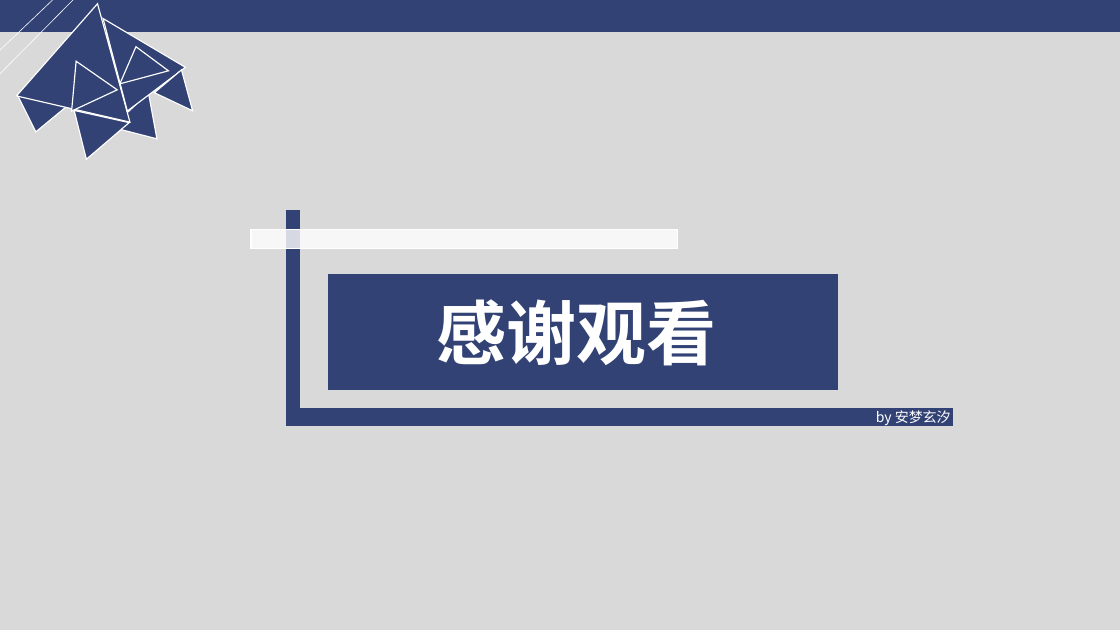
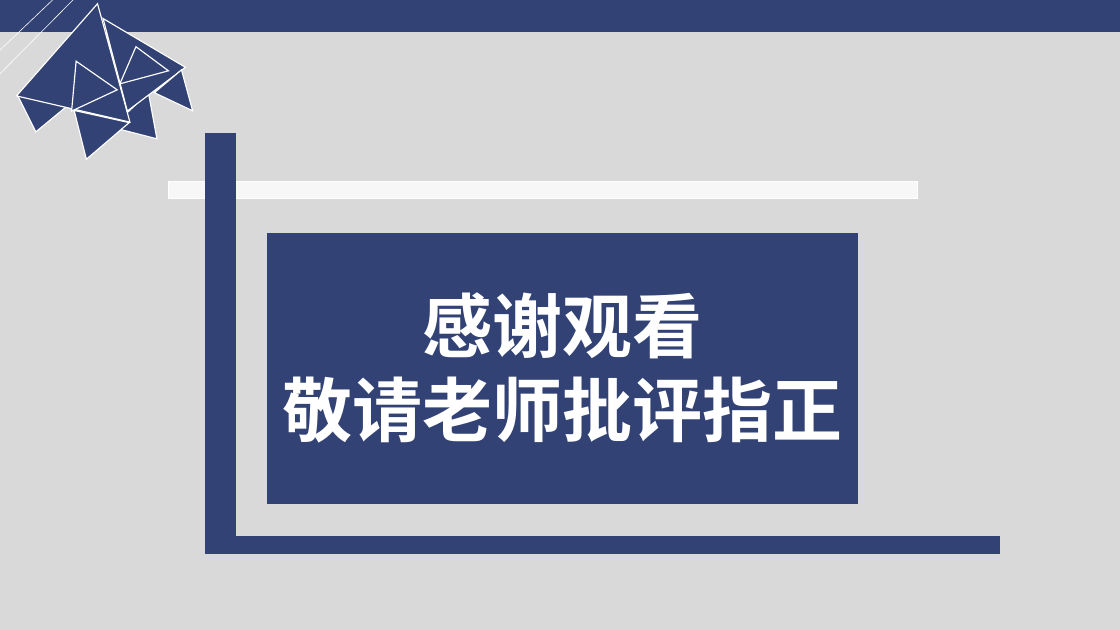
Before and after one commit to Florenz0707/AlgorithmProject, a slide deck: slide 31 of 3023244222-1-3/reports/introduction.pptx (slide 28 before the commit). Drawn at 1120x630 pixels with LibreOffice and Linux fonts; fonts in the diff are those of the drawing. Boxes give left, top, right and bottom in pixels: in the first picture for what was removed or moved away, otherwise in the second. Text is boxed around its words. In the diff, an @@ line names an element or a change of style, - is before the commit and + after.

```diff
--- a/3023244222-1-3/reports/introduction.pptx
+++ b/3023244222-1-3/reports/introduction.pptx
@@ rectangle: place and size @@
-rectangle at bbox=[287, 211, 299, 425]
+rectangle at bbox=[206, 134, 235, 554]
@@ rectangle: place and size @@
-rectangle at bbox=[251, 229, 678, 249]
+rectangle at bbox=[169, 181, 918, 198]
@@ rectangle: place and size @@
-rectangle at bbox=[329, 275, 838, 389]
+rectangle at bbox=[268, 234, 858, 504]
@@ text "感谢观看": place and size @@
-text "感谢观看" at bbox=[437, 299, 717, 366]
+text "感谢观看" at bbox=[282, 292, 842, 443]
@@ text at bbox=[422, 292, 702, 359]: font Arial to Noto Sans CJK SC in "感谢观看" @@
@@ text at bbox=[282, 376, 842, 443]: paragraph added @@
+敬请老师批评指正
@@ text removed at bbox=[876, 410, 951, 426] @@
-by 安梦玄汐
@@ rectangle: place and size @@
-rectangle at bbox=[291, 408, 954, 425]
+rectangle at bbox=[206, 537, 1000, 554]
```
Also in this commit, not shown: 1 other slide changed, 13 slides added, 10 slides removed, 1 other file.
